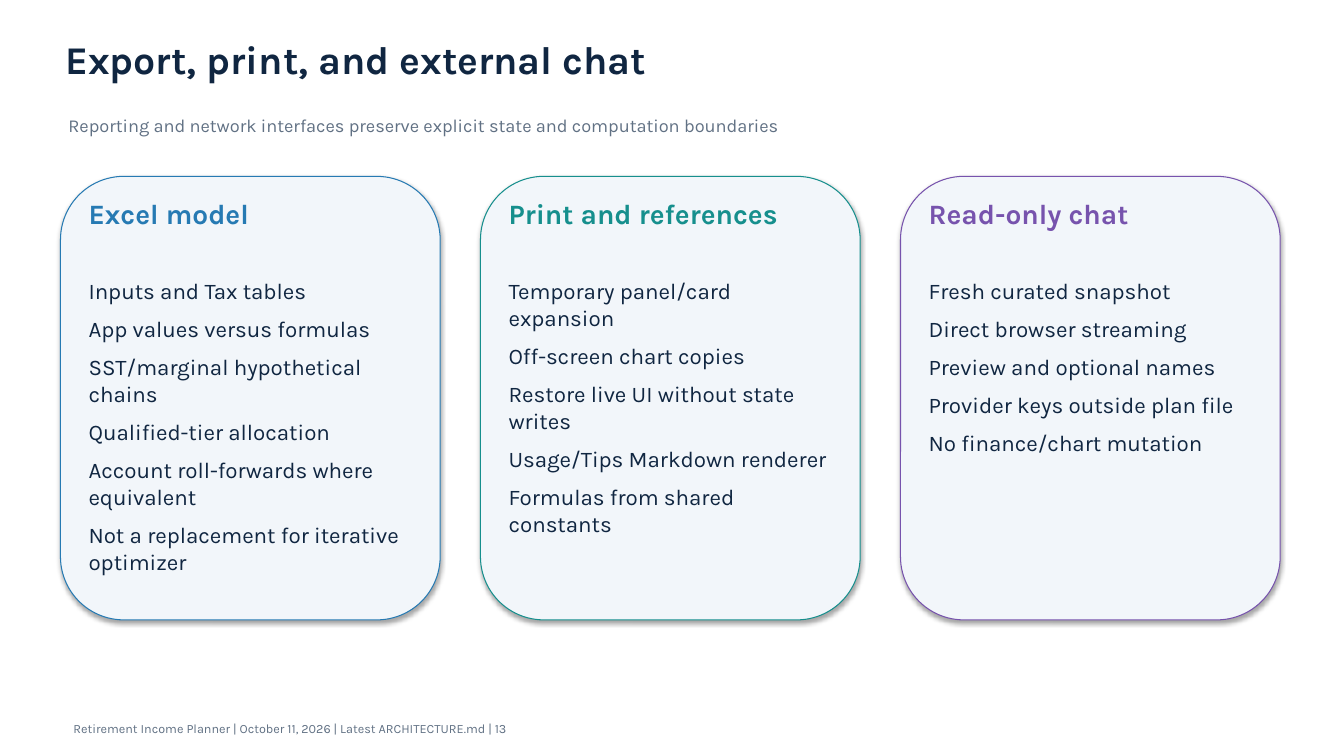
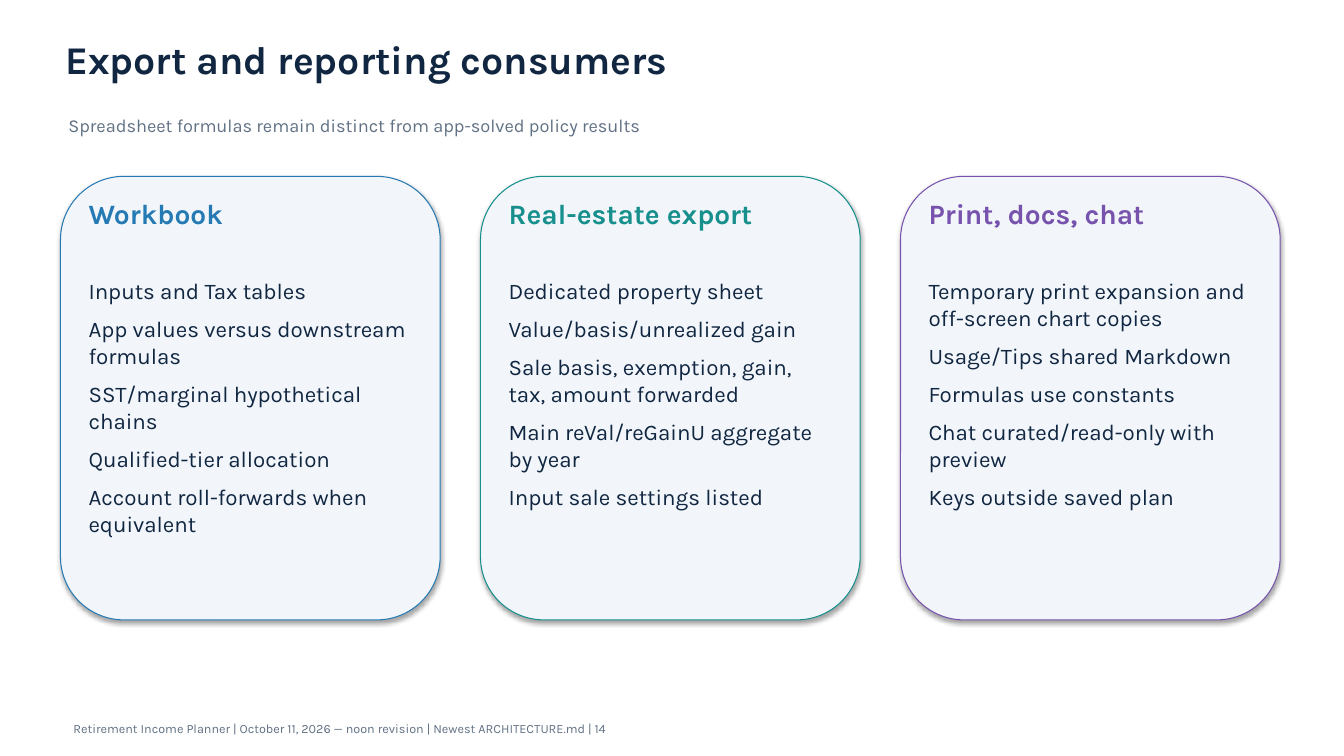
Before and after one commit to howardc64/retirefin, a slide deck: slide 14 of docs/retirement_income_planner_architecture.pptx (slide 13 before the commit). Drawn at 1344x756 pixels with LibreOffice and Linux fonts; fonts in the diff are those of the drawing. Boxes give left, top, right and bottom in pixels: in the first picture for what was removed or moved away, otherwise in the second. Text is boxed around its words. In the diff, an @@ line names an element or a change of style, - is before the commit and + after.

```diff
--- a/docs/retirement_income_planner_architecture.pptx
+++ b/docs/retirement_income_planner_architecture.pptx
@@ text at [65,46,667,84]: text changed @@
-Export, print, and external chat
+Export and reporting consumers
@@ text at [68,119,640,137]: text changed @@
-Reporting and network interfaces preserve explicit state and computation boundaries
+Spreadsheet formulas remain distinct from app-solved policy results
@@ text at [89,204,223,225]: text changed @@
-Excel model
+Workbook
@@ text at [509,204,752,231]: text changed @@
-Print and references
+Real-estate export
@@ text at [929,204,1145,228]: text changed @@
-Read-only chat
+Print, docs, chat
@@ text at [509,283,812,511]: text changed @@
-Temporary panel/card expansion
-Off-screen chart copies
-Restore live UI without state writes
-Usage/Tips Markdown renderer
-Formulas from shared constants
+Dedicated property sheet
+Value/basis/unrealized gain
+Sale basis, exemption, gain, tax, amount forwarded
+Main reVal/reGainU aggregate by year
+Input sale settings listed
@@ text at [929,283,1245,511]: text changed @@
-Fresh curated snapshot
-Direct browser streaming
-Preview and optional names
-Provider keys outside plan file
-No finance/chart mutation
+Temporary print expansion and off-screen chart copies
+Usage/Tips shared Markdown
+Formulas use constants
+Chat curated/read-only with preview
+Keys outside saved plan
@@ text at [89,321,405,365]: text changed @@
-App values versus formulas
+App values versus downstream formulas
@@ text at [89,489,368,538]: text changed @@
-Account roll-forwards where equivalent
-Not a replacement for iterative optimizer
+Account roll-forwards when equivalent
@@ text at [73,724,606,734]: text changed @@
-Retirement Income Planner | October 11, 2026 | Latest ARCHITECTURE.md | 13
+Retirement Income Planner | October 11, 2026 — noon revision | Newest ARCHITECTURE.md | 14
```
Also in this commit, not shown: 9 other slides changed, 5 slides added, 4 slides removed, 16 other files.
